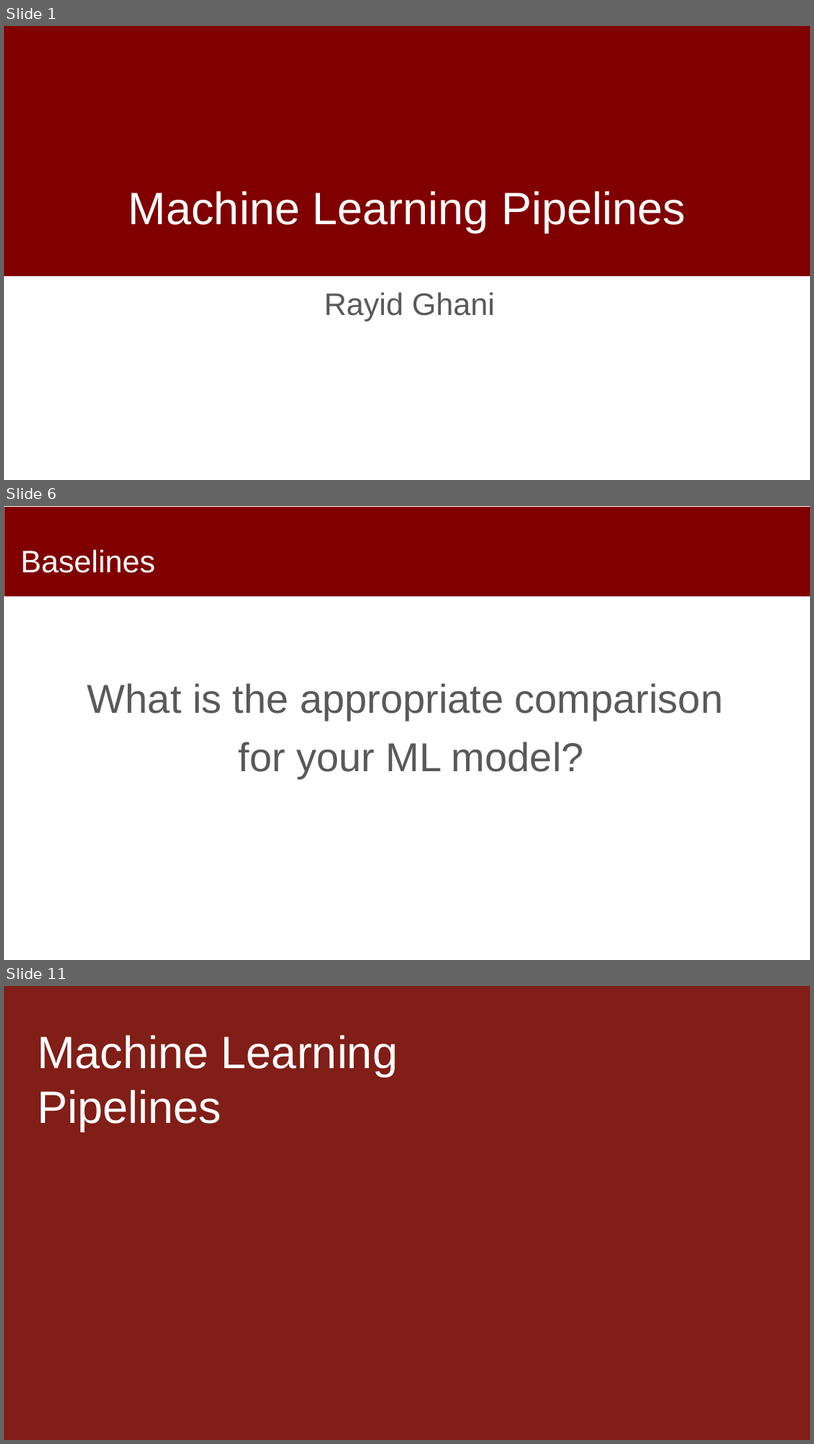
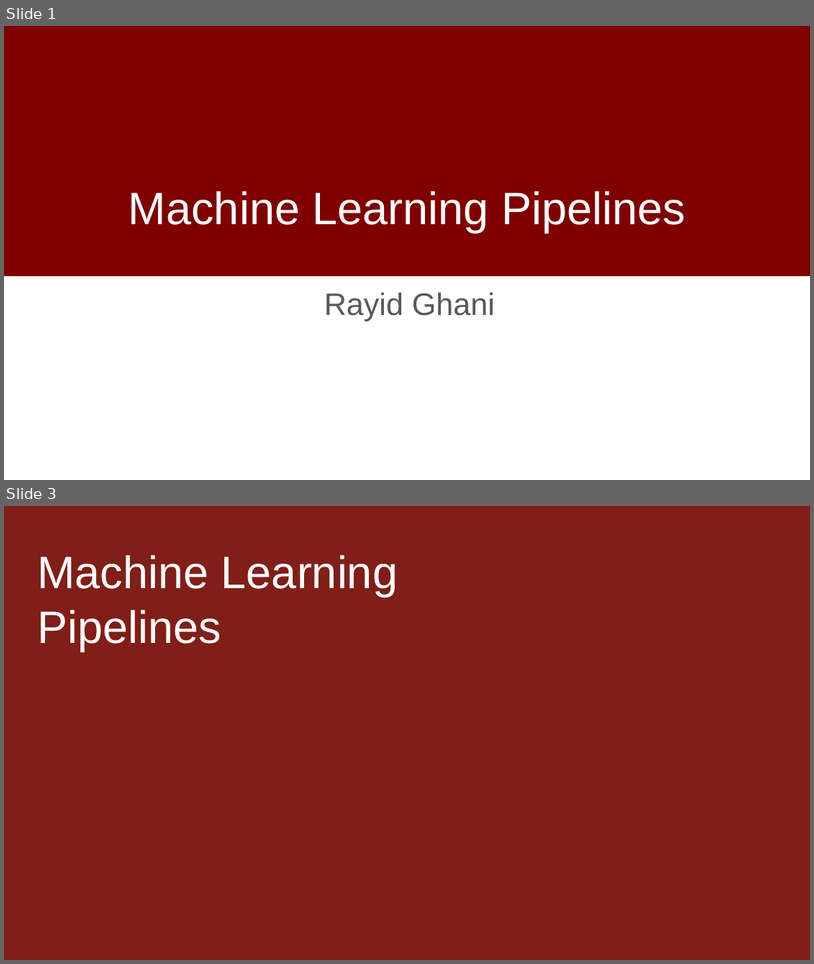
Before and after one commit to dssg/mlforpublicpolicylab, a slide deck: Lectures/09-Machine-Learning-Pipelines.pptx. Shown one above the other, each under a label of ours: slides 1, 6 and 11 before the commit, slides 1 and 3 after it; the slides between them are not shown. The pictures are 814x1444 and 814x964 pixels, drawn with LibreOffice and Linux fonts; fonts in the diff are those of the drawing; background and template pictures are left out. Boxes give left, top, right and bottom in pixels: in the first picture for what was removed or moved away, otherwise in the second. Text is boxed around its words. In the diff, an @@ line names an element or a change of style, - is before the commit and + after.

```diff
--- a/Lectures/09-Machine-Learning-Pipelines.pptx
+++ b/Lectures/09-Machine-Learning-Pipelines.pptx
@@ slide 6 removed at box(4, 506, 810, 960), background #FFFFFF @@
@@ rectangle removed at box(5, 507, 810, 596) @@
@@ title removed at box(21, 549, 155, 573) @@
-Baselines
@@ text removed at box(88, 683, 723, 778) @@
-What is the appropriate comparison
-for your ML model?
@@ what was slide 11 is now slide 3 @@
```
Also in this commit, not shown: 4 slides changed, 10 other slides removed.
